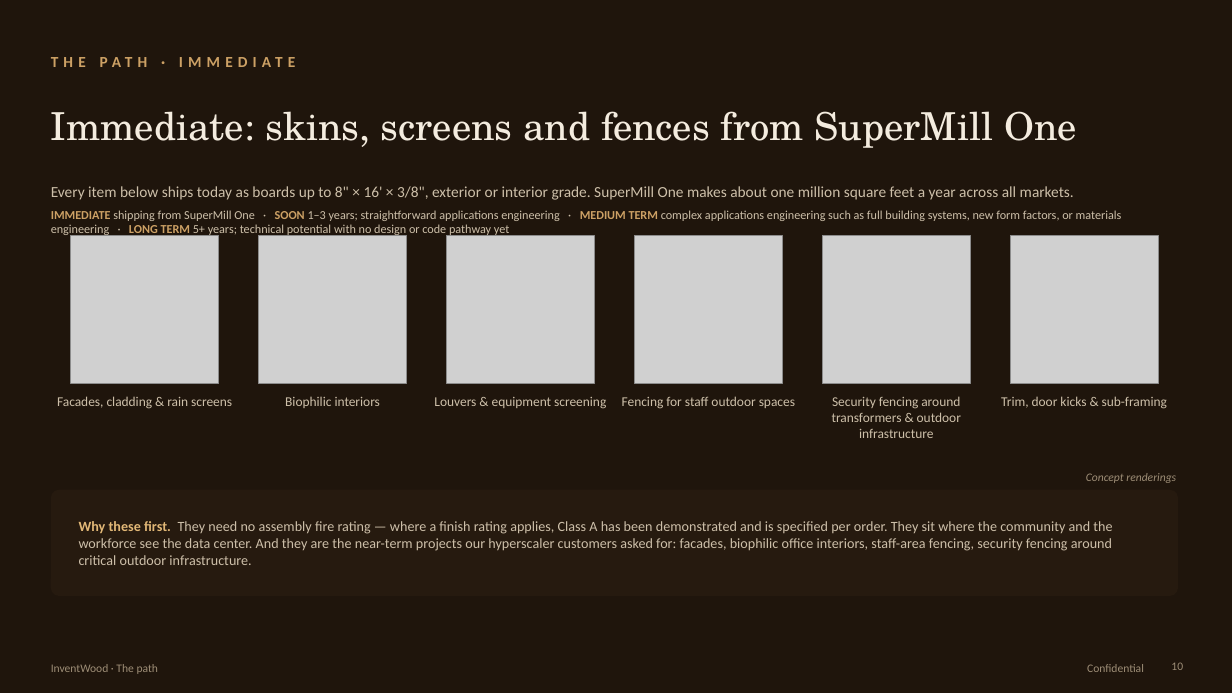
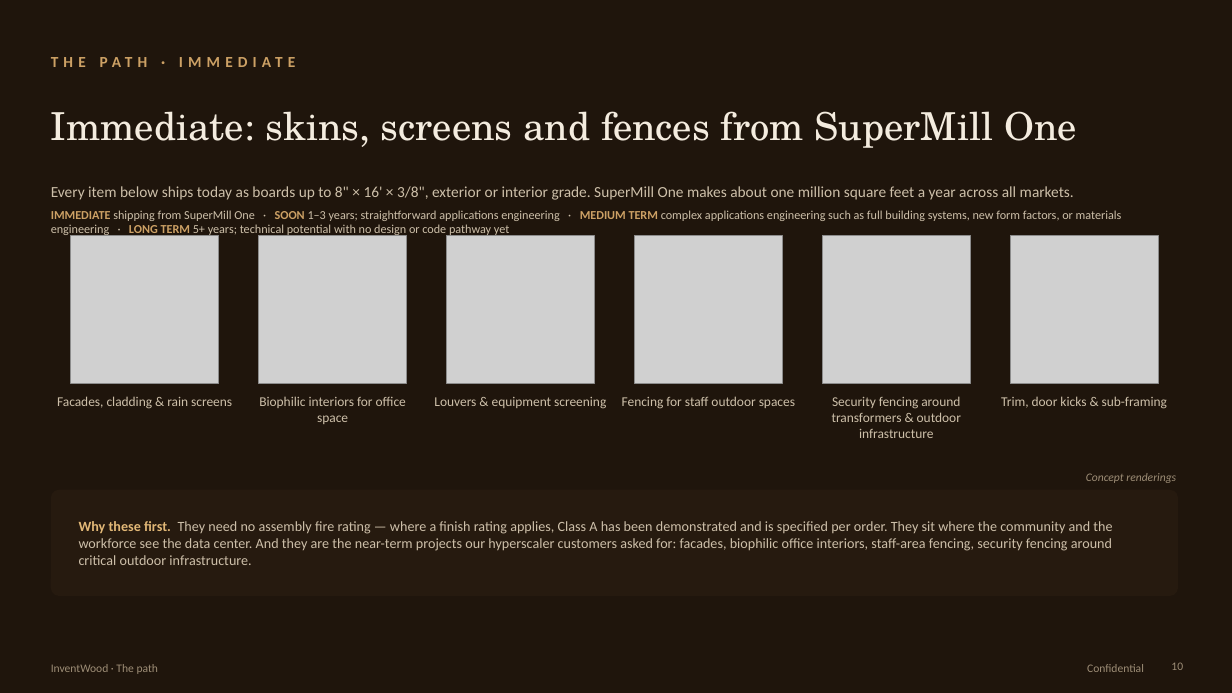
Before and after one commit to alau-hi/decks, a slide deck: slide 10 of superwood-datacenter-investor/SUPERWOOD-for-Data-Centers-Companion.pptx. Drawn at 1232x693 pixels with LibreOffice and Linux fonts; fonts in the diff are those of the drawing; grey boxes stand for pictures. Boxes give left, top, right and bottom in pixels: in the first picture for what was removed or moved away, otherwise in the second. Text is boxed around its words. In the diff, an @@ line names an element or a change of style, - is before the commit and + after.

```diff
--- a/superwood-datacenter-investor/SUPERWOOD-for-Data-Centers-Companion.pptx
+++ b/superwood-datacenter-investor/SUPERWOOD-for-Data-Centers-Companion.pptx
@@ text at [259, 396, 406, 424]: text changed @@
-Biophilic interiors
+Biophilic interiors for office space
```
Also in this commit, not shown: 7 other files.
